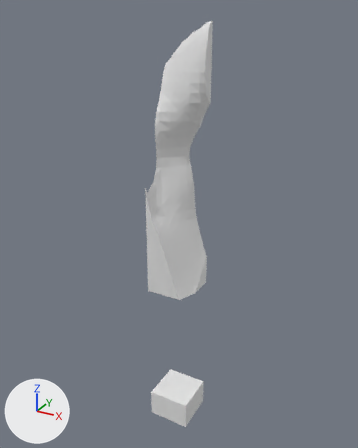
An edit to the glTF model assets/terrain/surface_pieces/surf_4_10.glb, drawn before and after from the same camera.
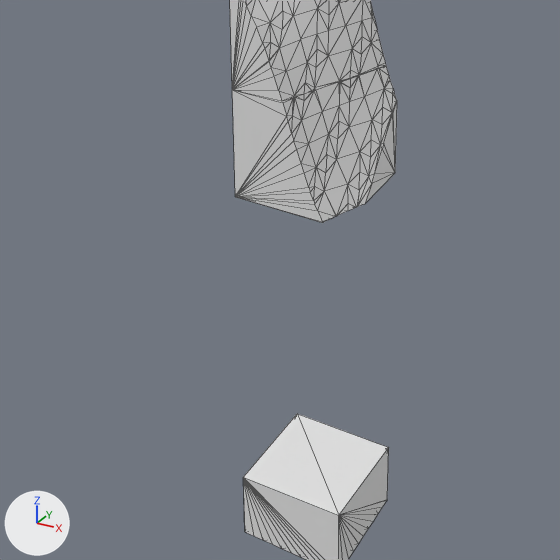
There are two pictures of each version: one whole from a 50 mm lens placed at (-63.0, 13.3, -4.9), pointed at (-87.9, 58.5, -27.5), one close up on the part from 18% to 74% of the width and 49% to 94% of the height. The axes (+X, +Y, +Z) are drawn at lower left. The lights are the same throughout. The last two pictures show the newer version. The close-ups show mesh edges as thin lines. Where no turn or scale is listed for an object, it has been applied to the vertices.

Objects in the first close-up: 'layer_4', 'layer_5', 'layer_9'.
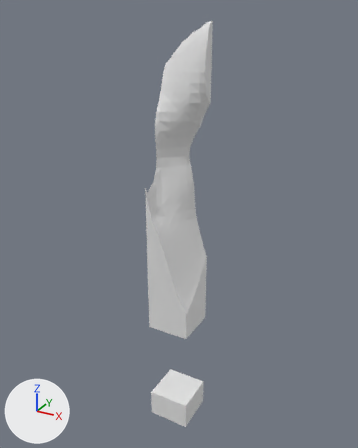
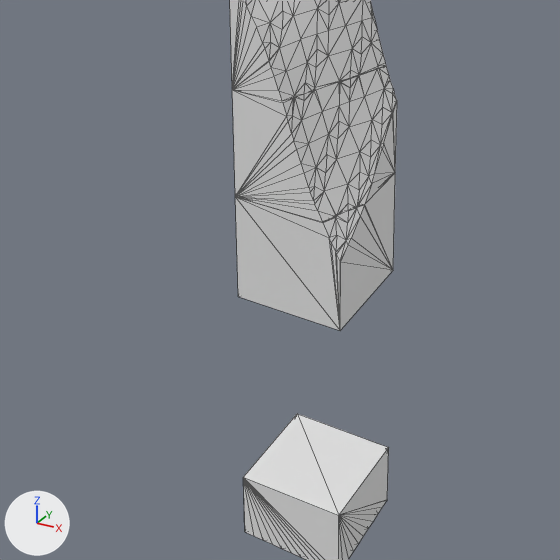
The change, as JSON lines over the scene's bpy script:
```json
{"op": "add", "block": "me_layer_6", "code": ["me_layer_6 = bpy.data.meshes.new('layer_6')", "me_layer_6.from_pydata(...)  # 33 vertices, 62 faces; spans x -90.0..-85.0, y 55.0..60.0, z -40.0..-35.0"]}
{"op": "add", "block": "ob_layer_6", "code": ["ob_layer_6 = bpy.data.objects.new('layer_6', me_layer_6)", "ob_layer_6.location = (0.0, 0.0, 0.0)"]}
```

Pixel boxes (x1, y1, x2, y2) of what changed, in the close-ups (560 x 560 px):
```json
{"object": "layer_6", "change": "added", "after": [235, 174, 395, 330]}
```
